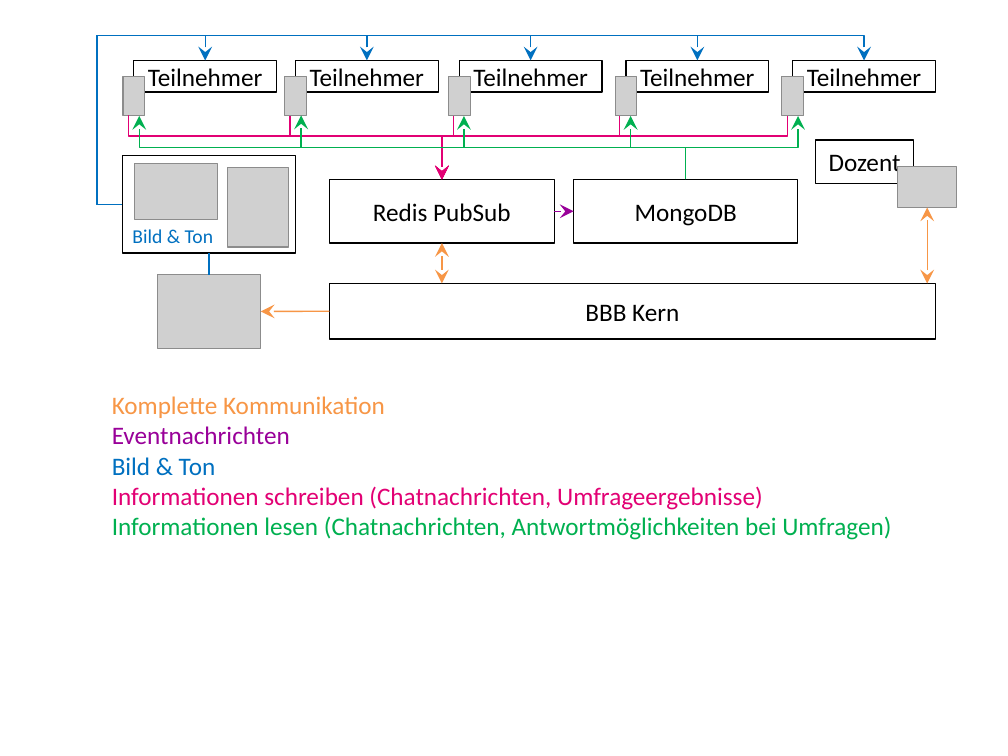
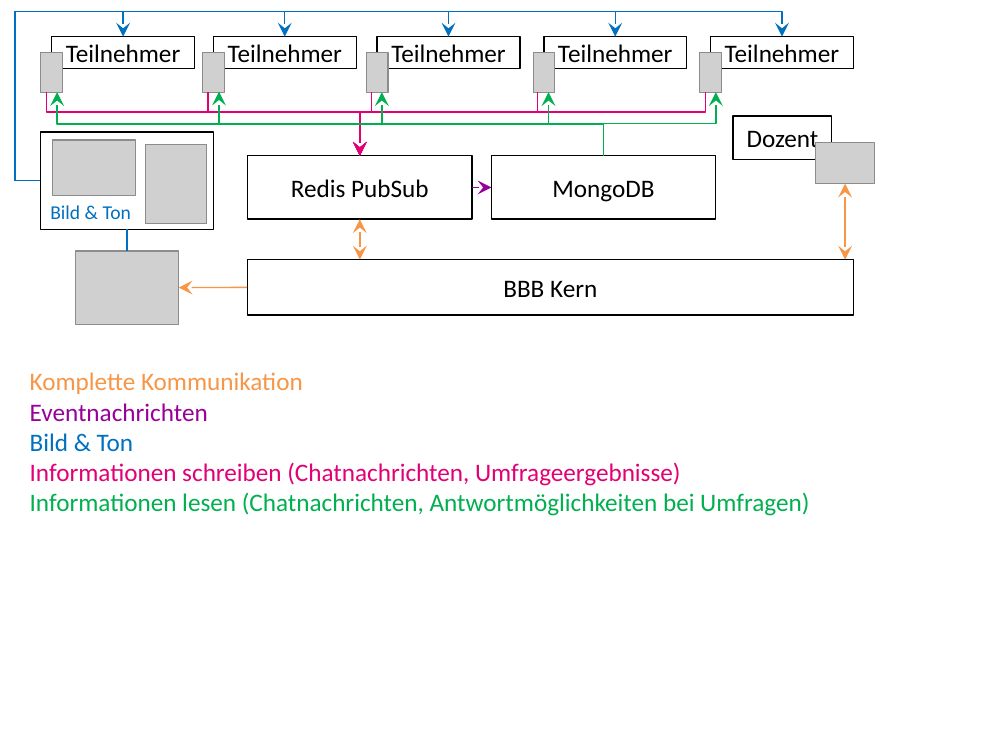
Before and after one commit to andreas-thor/papers, a slide deck: slide 7 of Grafiken/Loesungskonzepte.pptx. Drawn at 1008x756 pixels with LibreOffice and Linux fonts; fonts in the diff are those of the drawing; grey boxes stand for pictures. Boxes give left, top, right and bottom in pixels: in the first picture for what was removed or moved away, otherwise in the second. Text is boxed around its words. In the diff, an @@ line names an element or a change of style, - is before the commit and + after.

```diff
--- a/Grafiken/Loesungskonzepte.pptx
+++ b/Grafiken/Loesungskonzepte.pptx
@@ picture added at (815,142,874,183) @@
@@ picture removed at (898,166,957,208) @@
@@ 11 elbow arrows, 6 rectangles, 5 pictures, 2 double arrows, 1 text, 1 line, 1 arrow: place and size @@
-11 elbow arrows, 6 rectangles, 5 pictures, 2 double arrows, 1 text, 1 line, 1 arrow at (97,35,935,540)
+11 elbow arrows, 6 rectangles, 5 pictures, 2 double arrows, 1 text, 1 line, 1 arrow at (15,11,854,516)
@@ 4 rectangles, 4 elbow arrows, 3 pictures, 1 text, 1 arrow: place and size @@
-4 rectangles, 4 elbow arrows, 3 pictures, 1 text, 1 arrow at (98,35,935,339)
+4 rectangles, 4 elbow arrows, 3 pictures, 1 text, 1 arrow at (15,11,853,316)
```
Also in this commit, not shown: 1 other slide changed, 1 other file.
